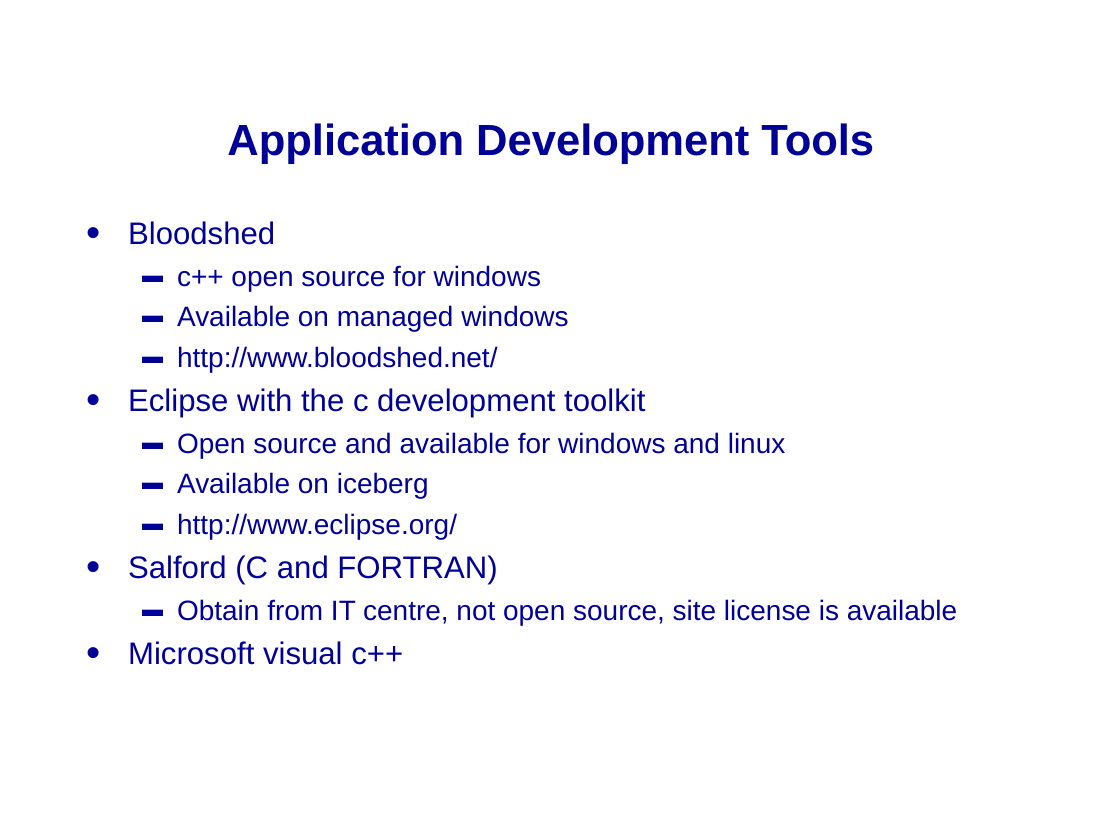
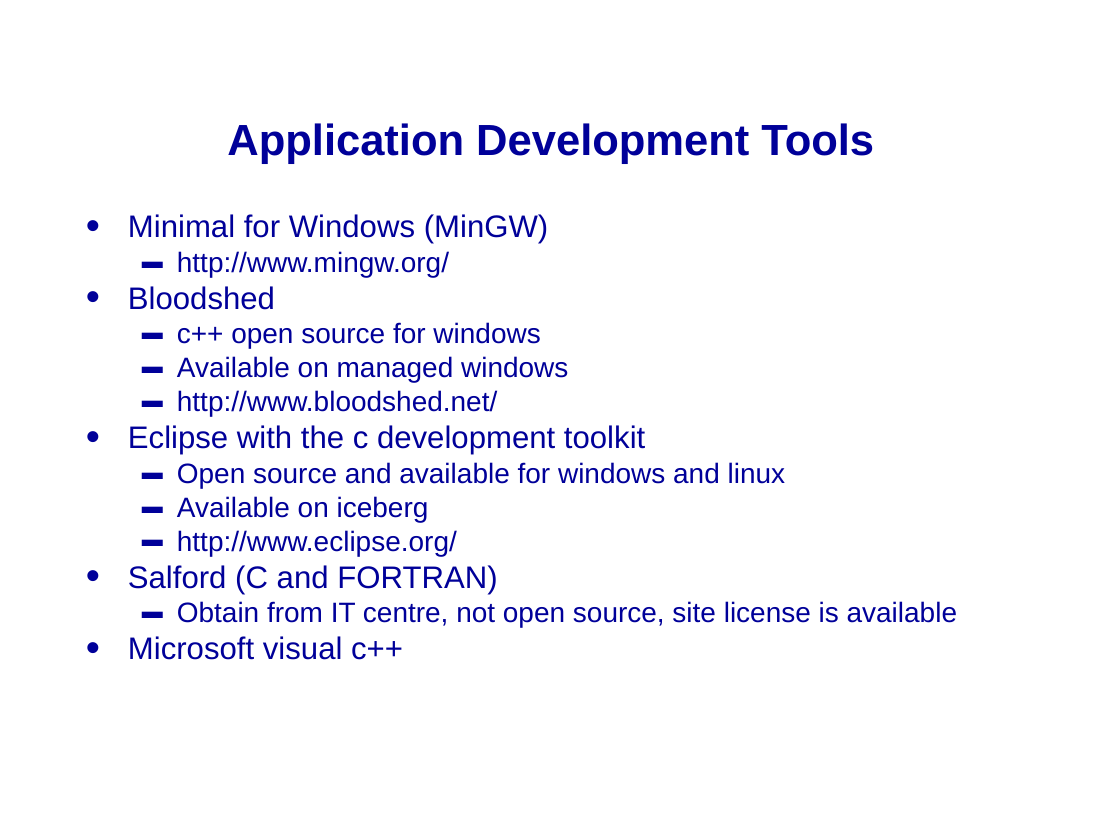
Before and after one commit to mikeg64/iome, a slide deck: slide 35 of src/examples/course/c/presentation/IntrotoC1.ppt (slide 36 before the commit). Drawn at 1120x840 pixels with LibreOffice and Linux fonts; fonts in the diff are those of the drawing; background and template pictures are left out. Boxes give left, top, right and bottom in pixels: in the first picture for what was removed or moved away, otherwise in the second. Text is boxed around its words. In the diff, an @@ line names an element or a change of style, - is before the commit and + after.

```diff
--- a/src/examples/course/c/presentation/IntrotoC1.ppt
+++ b/src/examples/course/c/presentation/IntrotoC1.ppt
@@ text at (128, 214, 549, 277): paragraphs added @@
+• Minimal for Windows (MinGW)
+  ▬ http://www.mingw.org/
@@ text at (128, 286, 957, 660): line spacing 1 to 0.8 @@
```
Also in this commit, not shown: 5 other slides changed, 2 slides removed, 14 other files.
